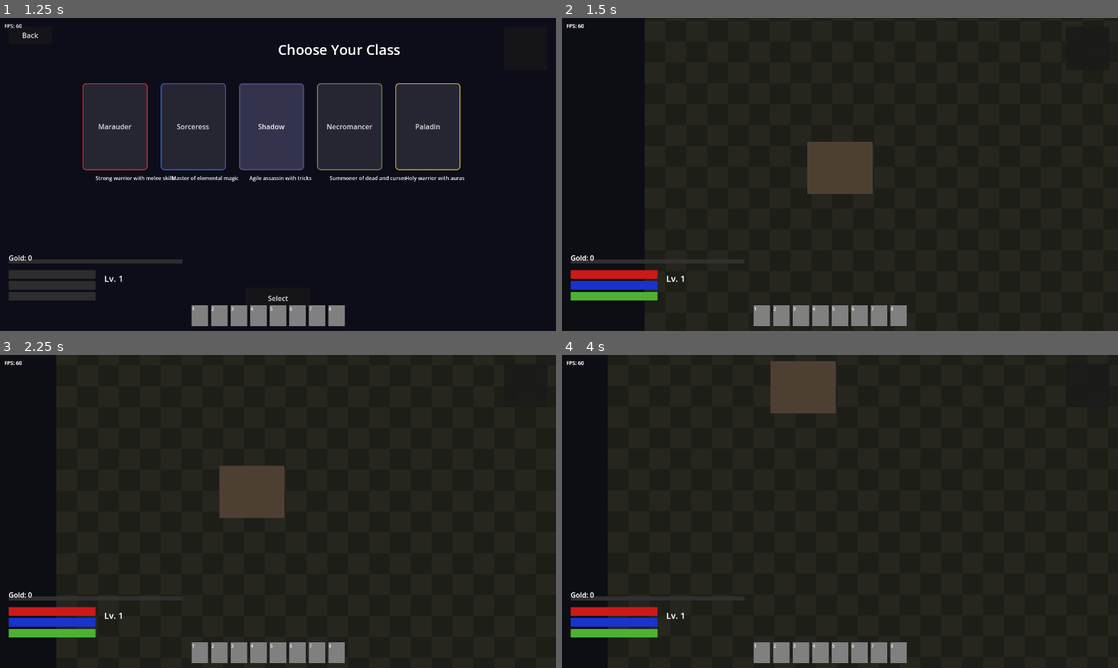
Above: before the commit, frames 1-4 (two rows, left to right).
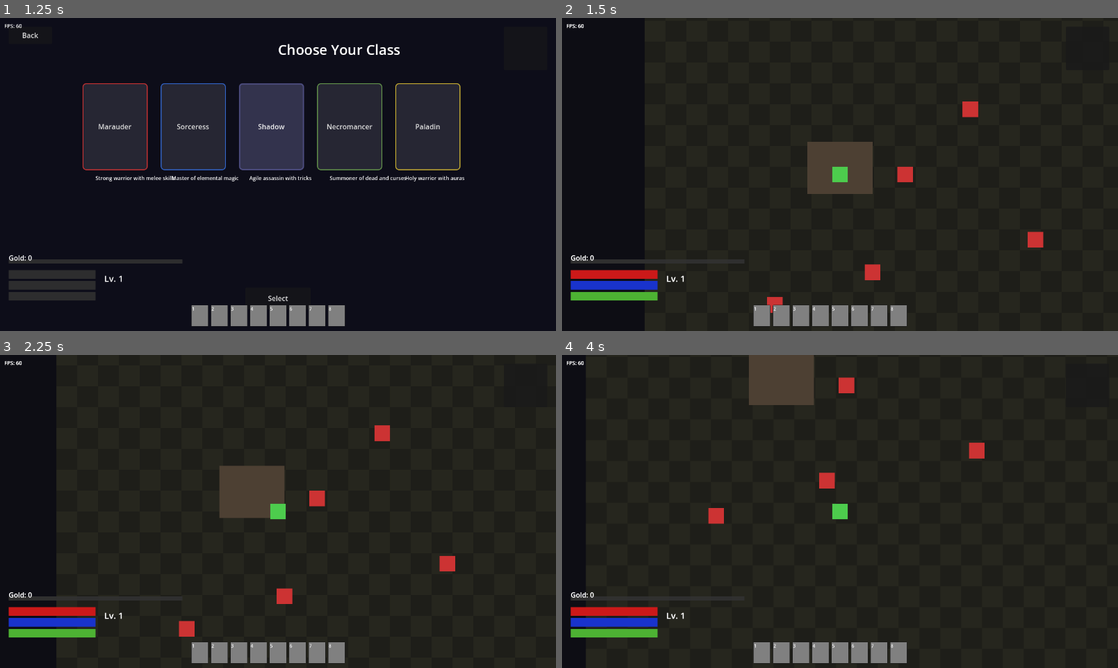
Above: after the commit, the same moments.

Repository: desdae/d2like-openhands
Game: Godot game, scene res://src/world/main_menu.tscn
The game is run twice, just before and just after one commit, with the same random seed, the same clock (stepped at 60 frames per second) and the same inputs.
Inputs (mouse positions are in pixels of both pictures, inside the frame that each line leads up to):
- Up to frame 1 (1.25 s): click "Start Game" at 0.5 s
- Up to frame 2 (1.5 s): click "Select" at 1.25 s
- Up to frame 3 (2.25 s): tap Enter at 2 s; move the mouse to (400, 495) at 2.02 s; hold D (move_right) from 2.03 s (still down); click (400, 495) at 2.1 s
- Up to frame 4 (4 s): move the mouse to (728, 527) at 2.77 s; release D (move_right) at 2.78 s; hold S (move_down) 2.78-3.53 s; click (728, 527) at 2.85 s; move the mouse to (895, 442) at 3.52 s; hold D (move_right) from 3.53 s (still down); click (895, 442) at 3.6 s

Frame 1 is identical in both runs. In frame 2, 0.8% of the frame differs, in the area x 36-87%, y 26-95%; in frame 3, 0.9%; in frame 4, 4.0%, in the area x 4-76%, y 0-100%.

Commit message:
Fix sprites to use ColorRect (visible shapes)
- Player: Green square (24x24)
- Enemies: Red squares (24x24)
- Previously used Sprite2D with no texture

Diff:
--- a/src/world/game.gd
+++ b/src/world/game.gd
@@ -81,16 +81,18 @@
     enemy.position = position
     enemy.name = "Enemy"
 
-    # Sprite
-    var sprite = Sprite2D.new()
+    # Sprite (using ColorRect for visibility)
+    var sprite = ColorRect.new()
     sprite.name = "Sprite"
-    sprite.modulate = Color(0.8, 0.2, 0.2)  # Red tint for enemies
+    sprite.size = Vector2(24, 24)
+    sprite.position = Vector2(-12, -12)
+    sprite.color = Color(0.8, 0.2, 0.2)  # Red
     enemy.add_child(sprite)
 
     # Collision
     var collision = CollisionShape2D.new()
     collision.shape = CircleShape2D.new()
-    collision.shape.radius = 16
+    collision.shape.radius = 12
     enemy.add_child(collision)
 
     # Enemy stats
@@ -105,17 +107,18 @@
     player.name = "Player"
     player.position = Vector2(300, 300)  # Start in town
 
-    # Add sprite
-    var sprite = Sprite2D.new()
+    # Add sprite (using ColorRect for visibility)
+    var sprite = ColorRect.new()
     sprite.name = "Sprite"
-    # sprite.texture = load("res://assets/sprites/player.png")  # Placeholder
-    sprite.modulate = Color(0.3, 0.8, 0.3)  # Green tint for now
+    sprite.size = Vector2(24, 24)
+    sprite.position = Vector2(-12, -12)  # Center it
+    sprite.color = Color(0.3, 0.8, 0.3)  # Green
     player.add_child(sprite)
 
     # Add collision
     var collision = CollisionShape2D.new()
     collision.shape = CircleShape2D.new()
-    collision.shape.radius = 16
+    collision.shape.radius = 12
     player.add_child(collision)
 
     # Add camera
